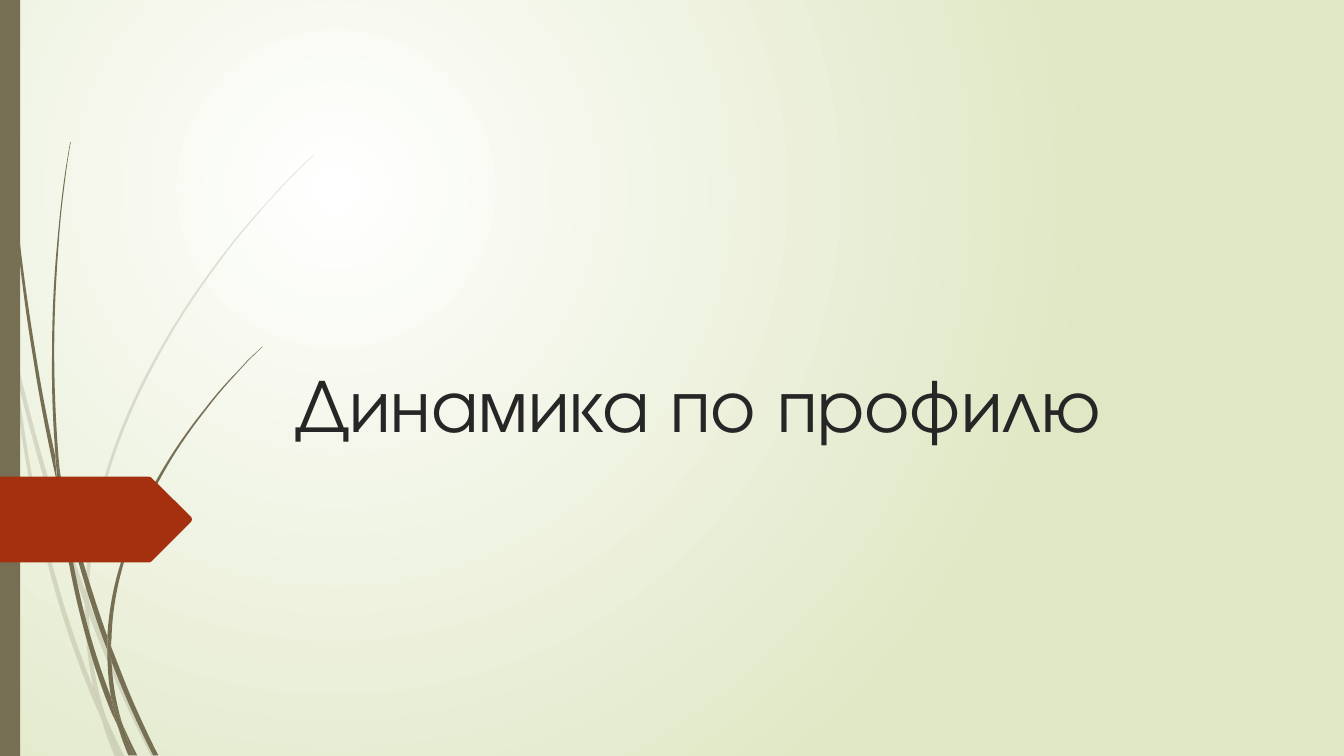
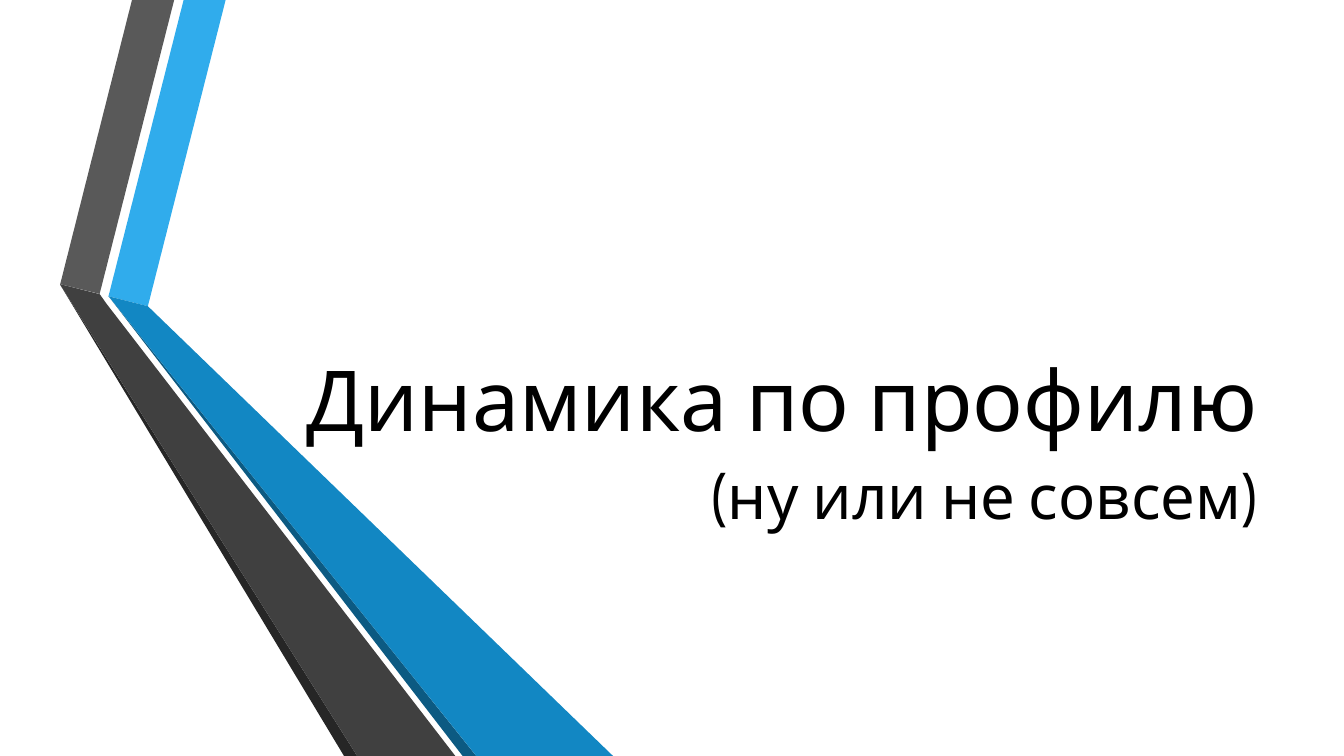
Before and after one commit to DmytroNazarenko/ProfileDynamic, a slide deck: slide 1 of Динамика по профилю.pptx. Drawn at 1344x756 pixels with LibreOffice and Linux fonts; fonts in the diff are those of the drawing; background and template pictures are left out. Boxes give left, top, right and bottom in pixels: in the first picture for what was removed or moved away, otherwise in the second. Text is boxed around its words. In the diff, an @@ line names an element or a change of style, - is before the commit and + after.

```diff
--- a/Динамика по профилю.pptx
+++ b/Динамика по профилю.pptx
@@ background gradient #FFFFFF to #DFE8C4 to picture (left out) @@
@@ rectangle removed at (x1=0, y1=0, x2=20, y2=756) @@
@@ title "Динамика по профилю" at (x1=307, y1=367, x2=1258, y2=451): size 54 to 60 pt, font TeX Gyre Adventor to Cabin, text colour #262626 to #000000; alignment left to right @@
@@ freeform shape resized from (x1=107, y1=347, x2=262, y2=646) to (x1=60, y1=284, x2=358, y2=756) @@
@@ freeform shape at (x1=60, y1=284, x2=358, y2=756): fill #766F54 to #262626 @@
@@ group added at (x1=60, y1=0, x2=614, y2=756): 5 freeform shapes @@
@@ freeform shape removed at (x1=0, y1=477, x2=193, y2=563) @@
@@ subtitle added at (x1=728, y1=485, x2=1242, y2=534), 44 pt, text #000000 @@
+(ну или не совсем)
@@ group removed at (x1=0, y1=154, x2=315, y2=756): 10 freeform shapes @@
@@ group removed at (x1=3, y1=0, x2=158, y2=756): 11 freeform shapes @@
```
Also in this commit, not shown: 6 other slides changed, 6 slides added.
